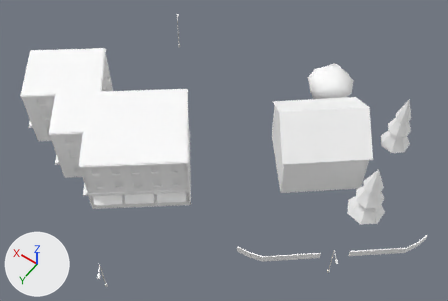
The glTF model cities/arlov-borggatan/pack/tiles/c-1_2.glb: old version first, new version second.
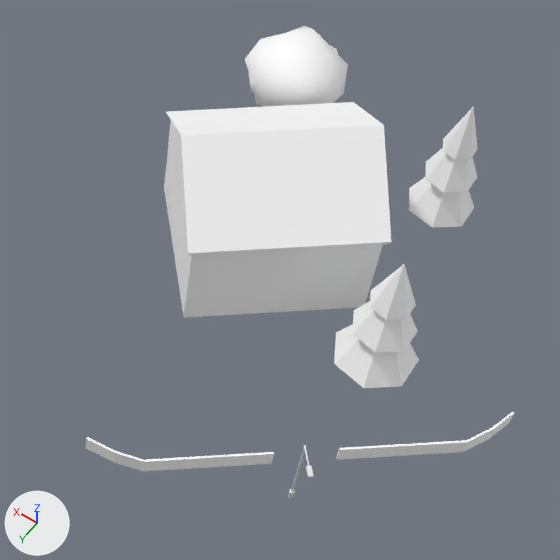
There are two pictures of each version: one whole from a 50 mm lens placed at (-64.7, 187.9, 80.6), pointed at (-34.6, 145.8, 14.4), one close up on the part from 44% to 100% of the width and 17% to 100% of the height. Every picture has the same lights, and +X, +Y and +Z are marked at lower left. The first two pictures are the older version. Where no turn or scale is listed for an object, it has been applied to the vertices. Vertices at exactly the same position are counted once.

The first close-up shows 'SM_Building_w208664720', 'SM_Trees_-1_2' and 1 more.
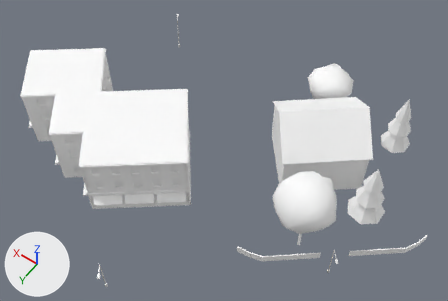
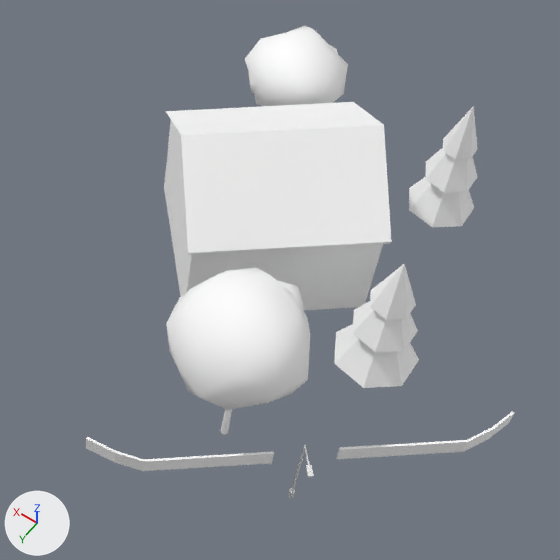
The newer file is also turned or shifted as a whole; pictures and numbers use the older file's frame.

Location of each change, [x1, y1, x2, y2] in pixels of the close-ups (560 x 560 px):
'SM_Trees_-1_2', reshaped (34% wider, 13% taller)
    before: [245, 26, 478, 388]
    after: [166, 26, 478, 435]
part 1 of me_sm_trees__1_2, added
    after: [221, 409, 232, 435]
part 2 of me_sm_trees__1_2, added
    after: [166, 268, 310, 410]
part 3 of me_sm_trees__1_2, added (mostly hidden)
    after: [278, 281, 304, 314]

Diff of the bpy script that builds the scene:
```diff
--- a/cities/arlov-borggatan/pack/tiles/c-1_2.glb.py
+++ b/cities/arlov-borggatan/pack/tiles/c-1_2.glb.py
@@ me_sm_trees__1_2 @@
 # used by ob_sm_trees__1_2; location = (-46.54, 133.09, 13.77)
-me_sm_trees__1_2.from_pydata(...)  # 210 vertices, 318 faces; spans x -9.7..9.7, y -9.6..9.6, z -5.3..5.3
+me_sm_trees__1_2.from_pydata(...)  # 348 vertices, 570 faces; spans x -9.7..9.7, y -9.6..20.2, z -5.3..7.9
+# me_sm_trees__1_2 part 1: the loose piece of 12 vertices spanning x -7.6..-7.1, y 6.9..7.2, z -5.2..-3.0 is copied, and the copy is scaled about its middle by (1.07, 1.07, 2.65), then moved by (4.9, 9.0, 1.9); it spans x -2.7..-2.2, y 15.8..16.2, z -5.1..0.6
+# me_sm_trees__1_2 part 2: a new loose piece of 42 vertices spanning x -6.5..1.7, y 12.5..20.2, z 0.1..7.9, in mat_m_leaf (white #ffffff)
+# me_sm_trees__1_2 part 3: a new loose piece of 42 vertices spanning x -4.9..-0.7, y 12.1..15.7, z 3.2..6.7, in mat_m_leaf (white #ffffff)
+# other edits to the shape of me_sm_trees__1_2 do not show in these pictures
 me_sm_trees__1_2.materials.append(mat_m_bark_wood)
```
